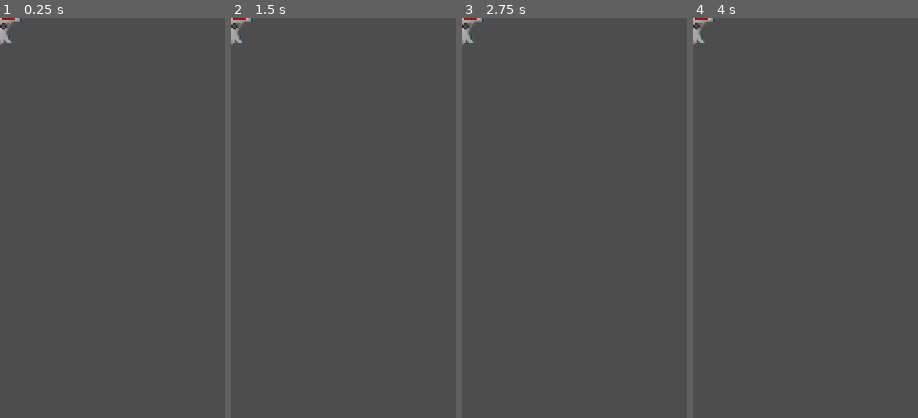
Above: before the commit, frames 1-4 (left to right).
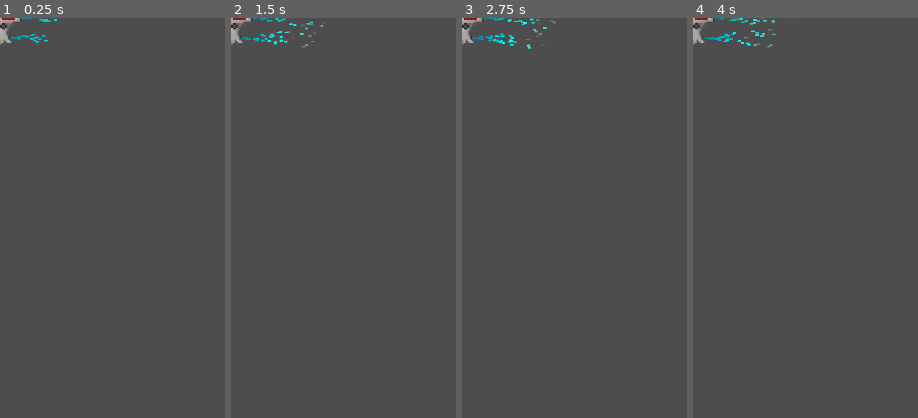
Above: after the commit, the same moments.

Repository: MightyPossum/Kabal-GameJam-2025
Game: Godot game, scene res://assets/scenes/delivery_drone.tscn
Two runs of this game, one before a commit and one after it. Both use one fixed random seed, a clock stepped at 60 frames per second and the inputs below. This scene is started directly instead of the project's main scene.
Inputs (mouse positions are % of the whole screen's width and height, from its top left):
- Up to frame 1 (0.25 s): no input
- Up to frame 2 (1.5 s): tap Enter at 0.5 s; move the mouse to (72, 45) at 0.52 s; click (72, 45) at 0.67 s; tap Space at 1.25 s; drag from (30, 55) to (45, 70) at 1.27 s
- Up to frame 3 (2.75 s): tap Enter at 2 s; move the mouse to (60, 28) at 2.02 s; click (60, 28) at 2.17 s
- Up to frame 4 (4 s): drag from (45, 70) to (20, 35) at 2.77 s; move the mouse to (80, 65) at 3.52 s; click (80, 65) at 3.67 s
The pictures show only the part of the screen within x 0-50%, y 0-50%; the shares and areas given below are measured in that part.

The runs differ from the first frame. In frame 1, 0.2% of the frame differs, in the area x 4-26%, y 0-7%; in frame 2, 0.3%; in frame 3, 0.4%; in frame 4, 0.4%, in the area x 5-37%, y 0-8%.

Commit message:
Walldrone asset  added

Diff:
--- a/assets/scenes/delivery_drone.tscn
+++ b/assets/scenes/delivery_drone.tscn
@@ -1,8 +1,18 @@
-[gd_scene load_steps=2 format=3 uid="uid://bpgbypoyt2jfn"]
+[gd_scene load_steps=3 format=3 uid="uid://bpgbypoyt2jfn"]
 
 [ext_resource type="Texture2D" uid="uid://c1c0rte840ibs" path="res://assets/art/wall_drone.png" id="1_m070p"]
+[ext_resource type="PackedScene" uid="uid://br4x64jmickd2" path="res://assets/scenes/particles/wall_drone_particles.tscn" id="2_0ld0f"]
 
 [node name="DeliveryDrone" type="Node2D"]
 
 [node name="WallDrone" type="Sprite2D" parent="."]
 texture = ExtResource("1_m070p")
+
+[node name="WallDroneParticles" parent="." instance=ExtResource("2_0ld0f")]
+position = Vector2(14, 0)
+
+[node name="WallDroneParticles3" parent="." instance=ExtResource("2_0ld0f")]
+position = Vector2(7, -12)
+
+[node name="WallDroneParticles2" parent="." instance=ExtResource("2_0ld0f")]
+position = Vector2(7, 12)
